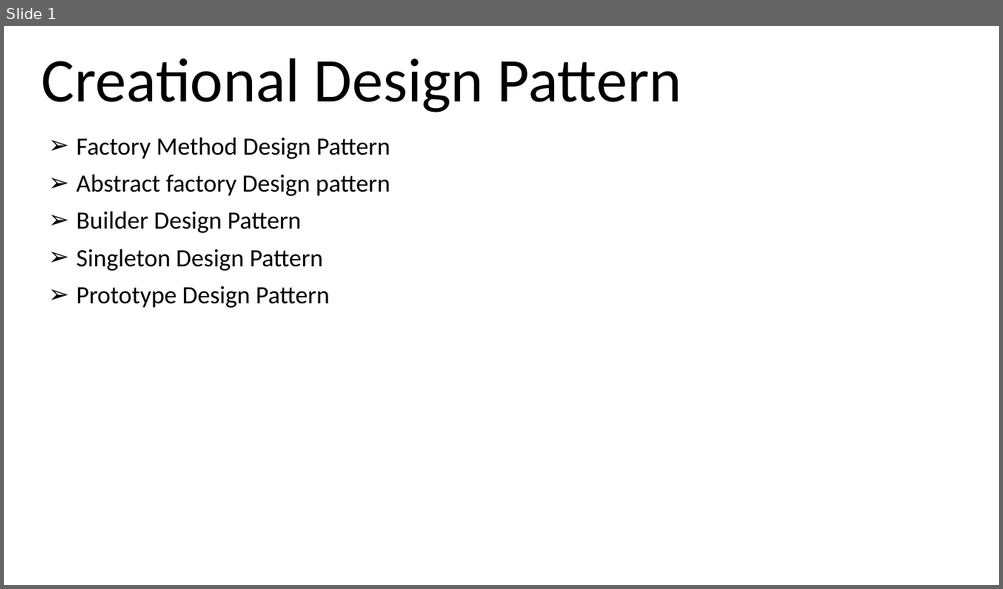
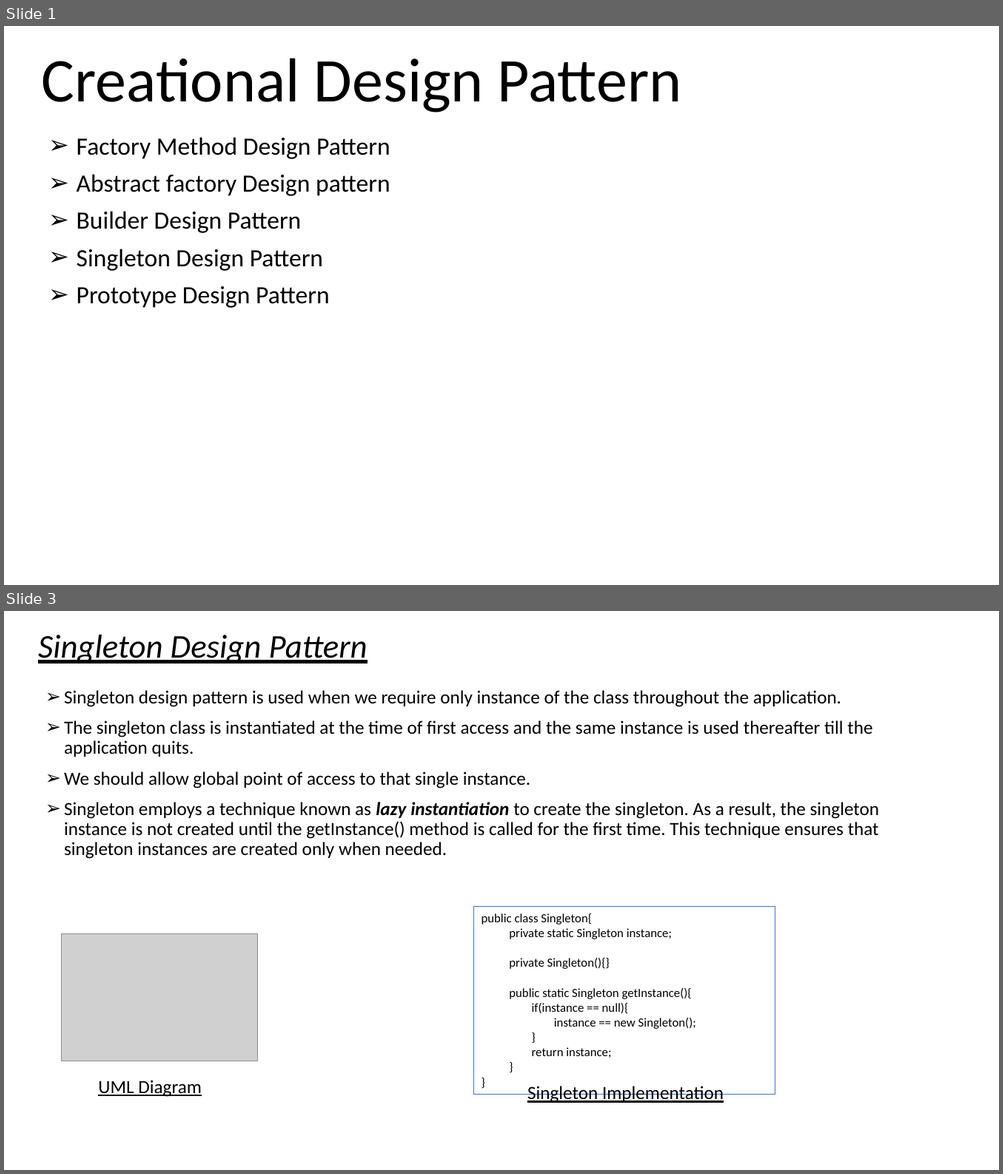
Before and after one commit to prak5192/Learning2019, a slide deck: JavaDesignPattern/Notes/CreationalDesignPattern.pptx. Shown one above the other, each under a label of ours: slide 1 before the commit, slides 1 and 3 after it; the slides between them are not shown. The pictures are 1003x589 and 1003x1174 pixels, drawn with LibreOffice and Linux fonts; fonts in the diff are those of the drawing; grey boxes stand for pictures. Boxes give left, top, right and bottom in pixels: in the first picture for what was removed or moved away, otherwise in the second. Text is boxed around its words. In the diff, an @@ line names an element or a change of style, - is before the commit and + after.

Commit message:
Singleton Design Pattern

```diff
--- a/JavaDesignPattern/Notes/CreationalDesignPattern.pptx
+++ b/JavaDesignPattern/Notes/CreationalDesignPattern.pptx
@@ slide 3 added at [4, 611, 999, 1170], background #FFFFFF @@
@@ title added at [38, 635, 367, 664], 32 pt, text #000000, italic, underline @@
+Singleton Design Pattern
@@ text added at [64, 690, 879, 859], 18 pt, text #000000 @@
+➢ Singleton design pattern is used when we require only instance of the class throughout the application.
+➢ The singleton class is instantiated at the time of first access and the same instance is used thereafter till the application quits.
+➢ We should allow global point of access to that single instance.
+➢ Singleton employs a technique known as lazy instantiation to create the singleton. As a result, the singleton instance is not created until the getInstance() method is called for the first time. This technique ensures that singleton instances are created only when needed.
@@ rectangle added at [474, 906, 775, 1094], outline #4472C4 0.75 pt, 12 pt, text #000000 @@
+public class Singleton{
+private static Singleton instance;
+private Singleton(){}
+public static Singleton getInstance(){
+if(instance == null){
+instance == new Singleton();
+}
+return instance;
+}
+}
@@ picture added at [62, 934, 259, 1062] @@
@@ text added at [98, 1080, 202, 1097], 18 pt, text #000000, underline @@
+UML Diagram
@@ text added at [527, 1086, 723, 1103], 18 pt, text #000000, underline @@
+Singleton Implementation
```
Also in this commit, not shown: 1 slide changed, 3 other slides added.
